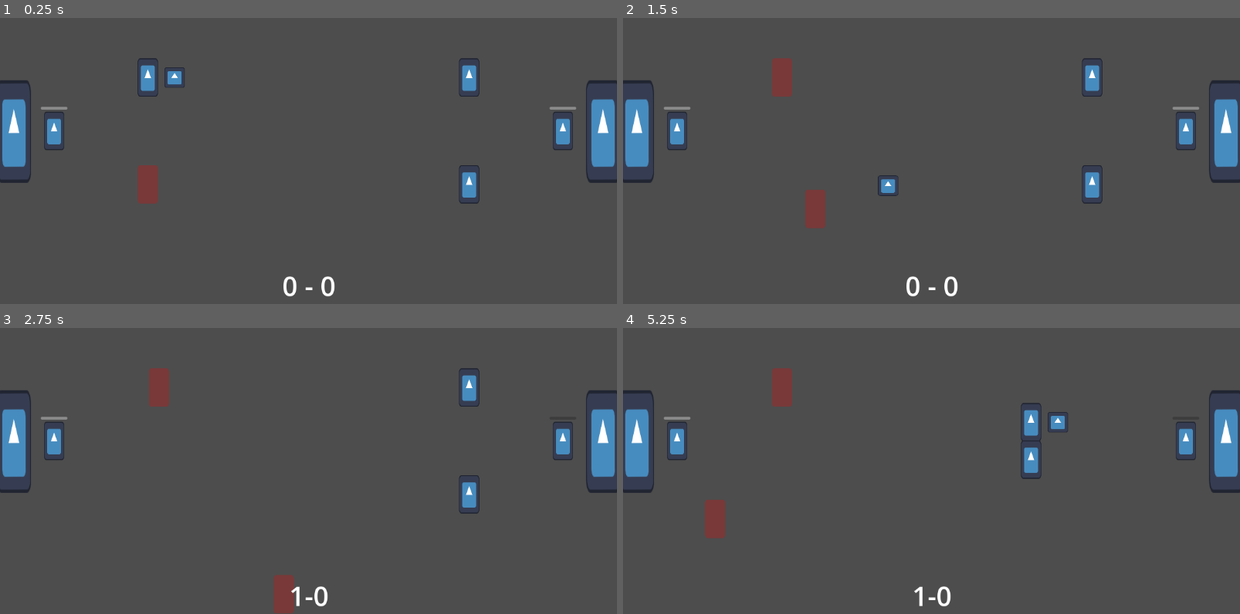
Above: before the commit, frames 1-4 (two rows, left to right).
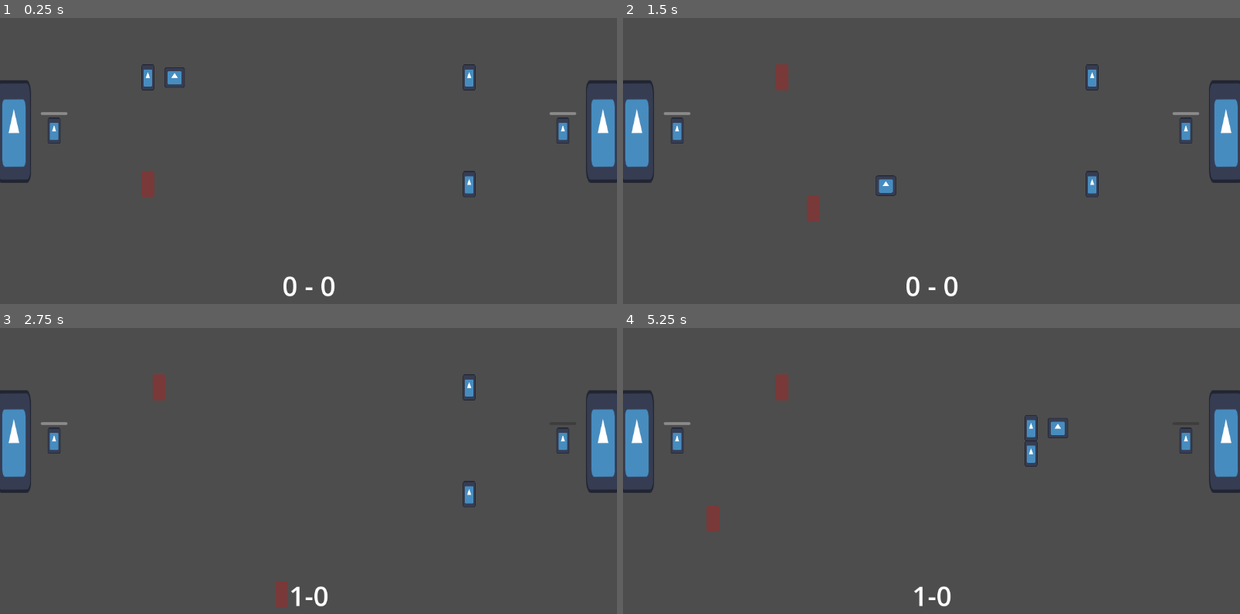
Above: after the commit, the same moments.

Repository: david8zhang/spooky-soccer
Game: Godot game, scene res://scenes/Main.tscn
Two runs of this game, one before a commit and one after it. Both use one fixed random seed, a clock stepped at 60 frames per second and the inputs below. The engine's default icon, where the game draws it, is replaced by a stand-in: a white triangle on a blue panel in a dark square.
Inputs:
- Up to frame 1 (0.25 s): no input
- Up to frame 2 (1.5 s): tap Enter at 0.5 s; hold Right (move_right) 0.53-1.28 s; tap Space (pass) at 0.6 s; hold Down (move_down) from 1.28 s (still down); tap F (shoot) at 1.35 s
- Up to frame 3 (2.75 s): release Down (move_down) at 2.03 s; hold Right (move_right) from 2.03 s (still down); tap Space (pass) at 2.1 s
- Up to frame 4 (5.25 s): release Right (move_right) at 2.78 s; hold Up (move_up) 2.78-3.53 s; tap F (shoot) at 2.85, 4.35 s; hold Left (move_left) 3.53-5.03 s; tap Space (pass) at 3.6, 5.1 s; hold Down (move_down) from 5.03 s (still down)

The runs differ from the first frame. In frame 1, 1.5% of the frame differs, in the area x 6-94%, y 14-65%; in frame 2, 1.6%, in the area x 6-94%, y 14-74%; in frame 3, 1.4%; in frame 4, 1.6%.

Commit message:
adjust player sizes

Diff:
--- a/prefabs/CPUFieldPlayer.tscn
+++ b/prefabs/CPUFieldPlayer.tscn
@@ -21,8 +21,8 @@
 }]
 
 [sub_resource type="CapsuleShape2D" id="CapsuleShape2D_vt7y0"]
-radius = 18.0
-height = 70.0
+radius = 12.0
+height = 48.0
 
 [node name="CPUFieldPlayer" type="RigidBody2D"]
 lock_rotation = true
@@ -31,12 +31,12 @@
 [node name="ContextMap" parent="." instance=ExtResource("2_vai8v")]
 
 [node name="CPUFieldPlayerAI" parent="." node_paths=PackedStringArray("blackboard", "actor") instance=ExtResource("2_4laok")]
-blackboard = NodePath("@Node@191691")
+blackboard = NodePath("@Node@202746")
 actor = NodePath("..")
 
 [node name="AnimatedSprite2D" type="AnimatedSprite2D" parent="."]
-position = Vector2(2.08165e-12, 2.08165e-12)
-scale = Vector2(0.3, 0.563)
+position = Vector2(0, -4.76837e-07)
+scale = Vector2(0.1875, 0.382812)
 sprite_frames = SubResource("SpriteFrames_14fs1")
 animation = &"placeholder"
 
--- a/prefabs/Goalkeeper.tscn
+++ b/prefabs/Goalkeeper.tscn
@@ -18,8 +18,9 @@
 "speed": 5.0
 }]
 
-[sub_resource type="RectangleShape2D" id="RectangleShape2D_14gn2"]
-size = Vector2(38, 72)
+[sub_resource type="CapsuleShape2D" id="CapsuleShape2D_3yi85"]
+radius = 12.0
+height = 48.0
 
 [node name="Goalkeeper" type="RigidBody2D"]
 collision_layer = 8
@@ -27,18 +28,18 @@
 script = ExtResource("1_84vqb")
 
 [node name="AnimatedSprite2D" type="AnimatedSprite2D" parent="."]
-position = Vector2(2.08165e-12, 2.08165e-12)
-scale = Vector2(0.3, 0.563)
-sprite_frames = SubResource("SpriteFrames_2e3fw")
+position = Vector2(0, -4.76837e-07)
+scale = Vector2(0.1875, 0.382812)
+sprite_frames = SubResource("SpriteFrames_3k4l4")
 animation = &"placeholder"
 
 [node name="CollisionShape2D" type="CollisionShape2D" parent="."]
-shape = SubResource("RectangleShape2D_14gn2")
+shape = SubResource("CapsuleShape2D_3yi85")
 
 [node name="SaveMeter" type="ProgressBar" parent="."]
 offset_left = -25.0
-offset_top = -45.0
+offset_top = -35.0
 offset_right = 25.0
-offset_bottom = -40.0
+offset_bottom = -30.0
 step = 1.0
 show_percentage = false
--- a/prefabs/PlayerFieldPlayer.tscn
+++ b/prefabs/PlayerFieldPlayer.tscn
@@ -19,9 +19,9 @@
 "speed": 5.0
 }]
 
-[sub_resource type="CapsuleShape2D" id="CapsuleShape2D_r7eo2"]
-radius = 18.0
-height = 70.0
+[sub_resource type="CapsuleShape2D" id="CapsuleShape2D_qv6rt"]
+radius = 12.0
+height = 48.0
 
 [node name="PlayerFieldPlayer" type="RigidBody2D"]
 lock_rotation = true
@@ -30,13 +30,13 @@
 [node name="ContextMap" parent="." instance=ExtResource("2_xnjla")]
 
 [node name="AnimatedSprite2D" type="AnimatedSprite2D" parent="."]
-position = Vector2(2.08165e-12, 2.08165e-12)
-scale = Vector2(0.3, 0.563)
-sprite_frames = SubResource("SpriteFrames_2e2ih")
+position = Vector2(0, -4.76837e-07)
+scale = Vector2(0.1875, 0.382812)
+sprite_frames = SubResource("SpriteFrames_wl6kh")
 animation = &"placeholder"
 
 [node name="CollisionShape2D" type="CollisionShape2D" parent="."]
-shape = SubResource("CapsuleShape2D_r7eo2")
+shape = SubResource("CapsuleShape2D_qv6rt")
 
 [node name="RayToGoal" type="RayCast2D" parent="."]
 modulate = Color(0, 1, 0, 1)
Not shown: 1 places in prefabs/Goalkeeper.tscn that only renumber resources
Not shown: 1 places in prefabs/PlayerFieldPlayer.tscn that only renumber resources
